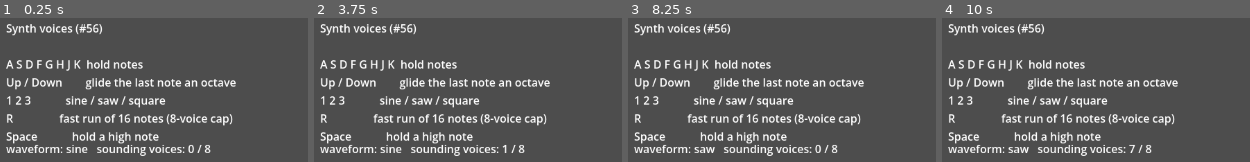
Above: before the commit, frames 1-4 (left to right).
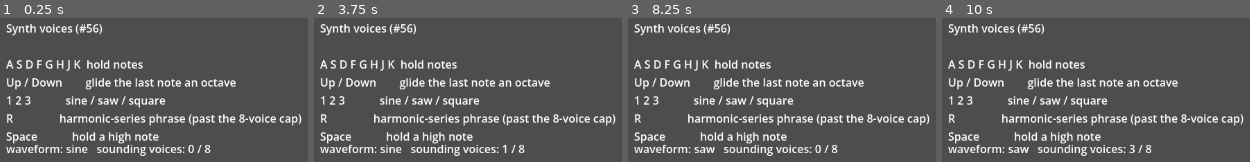
Above: after the commit, the same moments.

Repository: Luan-vP/godot-project-1
Game: Godot game, scene res://core/audio/synth_demo.tscn
Same seed, same stepped clock (60 frames per second), same inputs: the game is played once before the commit and once after it. This scene is started directly instead of the project's main scene.
Inputs (mouse positions are in pixels of both pictures, inside the frame that each line leads up to):
- Up to frame 1 (0.25 s): no input
- Up to frame 2 (3.75 s): tap Enter (ui_accept) at 0.5, 0.77, 1.25, 2, 2.75, 3.5 s; move the mouse to (outside the picture) at 0.52 s; hold Right (ui_right) 0.53-1.25 s; hold Shift 0.53-1.25 s; click (outside the picture) at 0.67 s; drag from (outside the picture) to (outside the picture) at 1.27 s; move the mouse to (outside the picture) at 2.02 s; hold Right (ui_right) 2.03-2.75 s; tap Ctrl at 2.1 s; drag from (outside the picture) to (outside the picture) at 2.77 s; move the mouse to (outside the picture) at 3.52 s; hold Left (ui_left) from 3.53 s (still down); tap G at 3.6 s
- Up to frame 3 (8.25 s): tap Enter (ui_accept) at 3.77, 4.25, 6.77 s; release Left (ui_left) at 4.25 s; drag from (outside the picture) to (902, 121) at 4.27 s; move the mouse to (outside the picture) at 5.02 s; hold Down (ui_down) 5.03-5.75 s; tap J at 5.1 s; click (outside the picture) at 5.17 s; drag from (902, 121) to (outside the picture) at 5.77 s; move the mouse to (outside the picture) at 6.52 s; hold Up (ui_up) 6.53-7.25 s; tap Space at 6.6 s; drag from (outside the picture) to (outside the picture) at 7.27 s; move the mouse to (outside the picture) at 8.02 s; hold Down (ui_down) from 8.03 s (still down); tap 2 at 8.1 s
- Up to frame 4 (10 s): release Down (ui_down) at 8.75 s; drag from (outside the picture) to (outside the picture) at 8.77 s; move the mouse to (outside the picture) at 9.52 s; hold Up (ui_up) from 9.53 s (still down); tap R at 9.6 s; click (outside the picture) at 9.67 s; tap Enter (ui_accept) at 9.77 s

The runs differ from the first frame. In frame 1, 2.8% of the frame differs, in the area x 19-99%, y 66-75%; in frame 2, 2.8%; in frame 3, 2.8%; in frame 4, 2.9%, in the area x 19-99%, y 66-94%.

Commit message:
Play the synth demo run as a harmonic-series phrase
The run was sixteen chromatic notes 60 ms apart: it proved the voice cap
but was unpleasant to listen to. It is now two bars of tresillo (3+3+2)
on the natural harmonic series of A (55 Hz) — pure 3:2 fifths, 5:4
thirds, the 7:4 harmonic seventh — with accents, dyads, a syncopated
second bar and a held closing chord. Still 24 overlapping note-ons, so
the eight-voice pool has to steal.

Also fixes a stale release: past the cap a stolen voice's old note_off
timer would cut short the note that took it over. A timer now releases a
voice only if it still holds the note that scheduled it.

Claude-Session: https://claude.ai/code/session_01XfBcD5XjyyQVGpJSZPWgPx

Diff:
--- a/core/audio/synth_demo.gd
+++ b/core/audio/synth_demo.gd
@@ -3,13 +3,47 @@
 ##
 ## A S D F G H J K hold notes (a C major scale from middle C). Up and down
 ## glide the most recent held note an octave. 1 2 3 pick sine, saw, square.
-## R plays a fast run of sixteen notes to hear the voice cap. Space holds a
-## high note, to hear that saw and square stay clean up there.
+## R plays a short phrase that overlaps more notes than the voice cap, to hear
+## stealing. Space holds a high note, to hear that saw and square stay clean up
+## there.
 
 const KEYS := [KEY_A, KEY_S, KEY_D, KEY_F, KEY_G, KEY_H, KEY_J, KEY_K]
 const SCALE_SEMITONES := [0, 2, 4, 5, 7, 9, 11, 12]
 const MIDDLE_C_HZ := 261.63
 const HIGH_NOTE_HZ := 3520.0
+
+## The run is written on the natural harmonic series of A (55 Hz), so every
+## interval in it is a pure whole-number ratio — 3:2 fifths, 5:4 thirds, the
+## 7:4 harmonic seventh — rather than equal-tempered steps. That also makes it
+## a fair test: beating between voices would be the synth's fault, not the
+## tuning's.
+const RUN_ROOT_HZ := 55.0
+
+## One sixteenth note, in seconds (150 bpm).
+const RUN_STEP_SECONDS := 0.1
+
+## [start step, partials sounded together, length in steps, velocity]. Two
+## bars of tresillo (3 + 3 + 2) with the second bar pushed off the beat, then
+## a held chord. 24 note-ons with overlapping tails, so the eight-voice pool
+## has to steal.
+const RUN := [
+	[0, [4, 6], 6, 0.9],
+	[3, [8], 3, 0.55],
+	[6, [10], 4, 0.7],
+	[8, [12], 3, 0.8],
+	[11, [9], 3, 0.55],
+	[14, [10, 15], 4, 0.75],
+	[16, [5, 8], 5, 0.9],
+	[19, [12], 2, 0.55],
+	[21, [14], 2, 0.6],
+	[22, [16], 3, 0.8],
+	[24, [12, 18], 4, 0.7],
+	[27, [10], 1, 0.5],
+	[28, [9], 2, 0.6],
+	[30, [8], 2, 0.65],
+	[31, [6, 4], 1, 0.5],
+	[32, [4, 6, 8, 10], 10, 0.85],
+]
 
 var _synth: Synth
 var _patch := SynthPatch.new()
@@ -32,7 +66,7 @@
 		+ "A S D F G H J K  hold notes\n"
 		+ "Up / Down        glide the last note an octave\n"
 		+ "1 2 3            sine / saw / square\n"
-		+ "R                fast run of 16 notes (8-voice cap)\n"
+		+ "R                harmonic-series phrase (past the 8-voice cap)\n"
 		+ "Space            hold a high note"
 	)
 	add_child(help)
@@ -90,9 +124,25 @@
 
 
 func _play_run() -> void:
-	for i in 16:
-		get_tree().create_timer(i * 0.06).timeout.connect(
-			func():
-				var voice := _synth.note_on(MIDDLE_C_HZ * pow(2.0, i / 12.0), 0.8)
-				get_tree().create_timer(0.7).timeout.connect(voice.note_off)
-		)
+	for event in RUN:
+		var start: float = event[0] * RUN_STEP_SECONDS
+		var hold: float = event[2] * RUN_STEP_SECONDS
+		for partial in event[1]:
+			get_tree().create_timer(start).timeout.connect(
+				_play_timed.bind(RUN_ROOT_HZ * partial, event[3], hold)
+			)
+
+
+func _play_timed(hz: float, velocity: float, hold: float) -> void:
+	var voice := _synth.note_on(hz, velocity)
+	get_tree().create_timer(hold).timeout.connect(
+		_release_if_unchanged.bind(voice, voice.started_usec)
+	)
+
+
+## Release [param voice] only if it is still playing the note that asked. Past
+## the cap the pool steals voices, and a stale timer would otherwise cut short
+## whichever later note took the voice over.
+func _release_if_unchanged(voice: SynthVoice, started_usec: int) -> void:
+	if voice.started_usec == started_usec:
+		voice.note_off()
